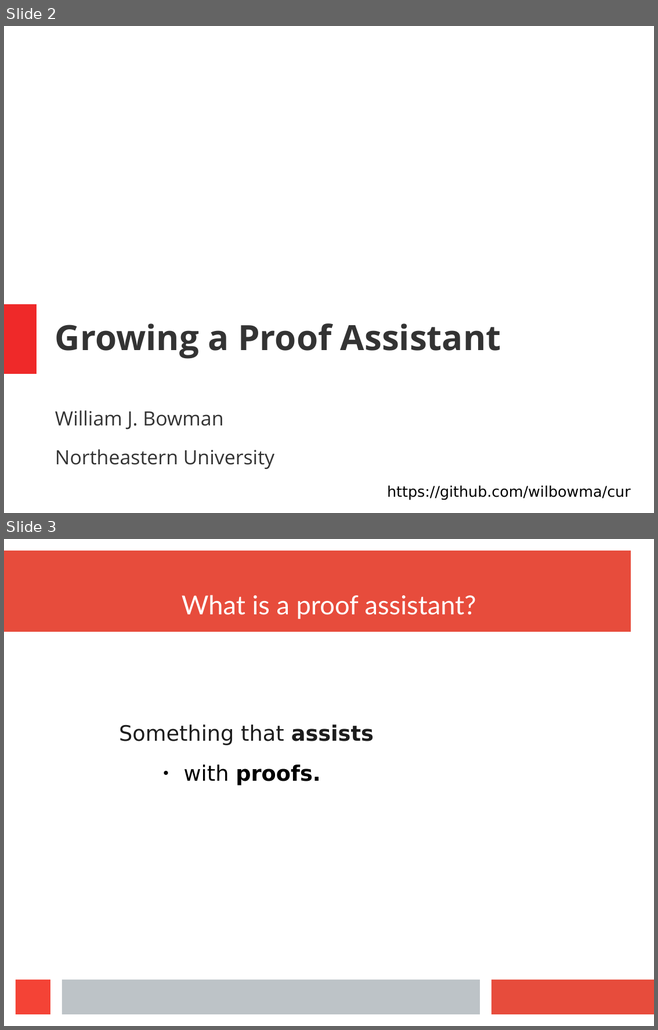
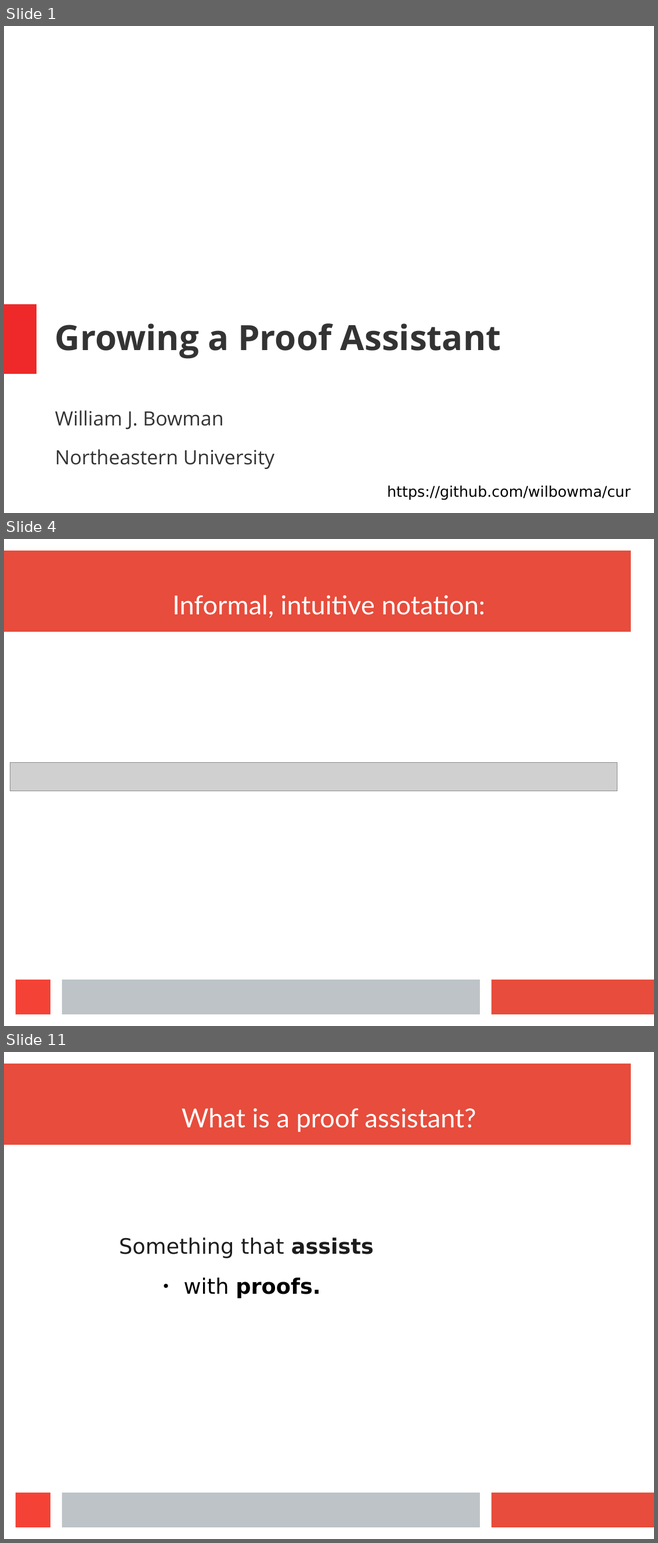
Before and after one commit to wilbowma/cur, a slide deck: hope-2016/slides.odp. Shown one above the other, each under a label of ours: slides 2 and 3 before the commit, slides 1, 4 and 11 after it; the slides between them are not shown. The pictures are 658x1030 and 658x1543 pixels, drawn with LibreOffice and Linux fonts; fonts in the diff are those of the drawing; grey boxes stand for pictures. Boxes give left, top, right and bottom in pixels: in the first picture for what was removed or moved away, otherwise in the second. Text is boxed around its words. In the diff, an @@ line names an element or a change of style, - is before the commit and + after.

```diff
--- a/hope-2016/slides.odp
+++ b/hope-2016/slides.odp
@@ slide 4 added at (4, 539, 654, 1026), background #FFFFFF; not listed: 4 template elements that a slide beside it also shows @@
@@ title added at (172, 595, 485, 618), 32 pt, text #FFFFFF @@
+Informal, intuitive notation:
@@ picture added at (10, 762, 617, 791) @@
@@ what was slide 2 is now slide 1 @@
@@ what was slide 3 is now slide 11 @@
```
Also in this commit, not shown: 10 slides changed, 8 other slides added, 2 slides removed.
